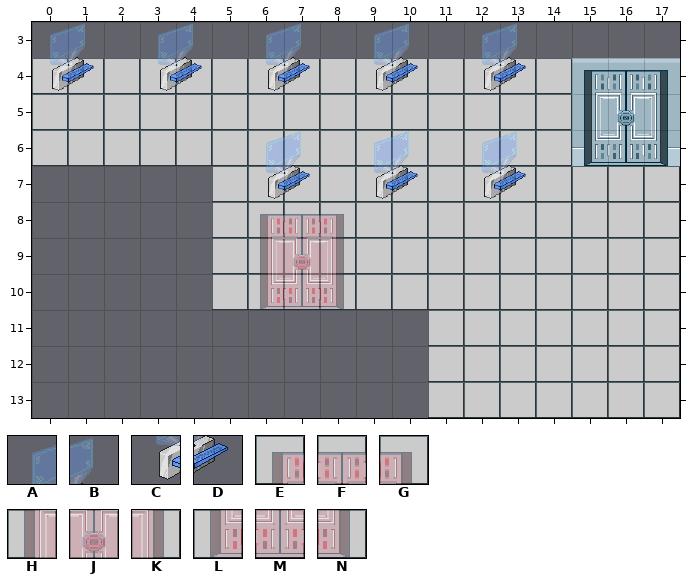
Tiled map (JSON): game/src/commonMain/resources/level/research_inner_room.tmj. Above, as it was before the edit.
Cells are 48x48 px. Shown: x 0..17, y 3..13.
Key: from "0_Asset_Control_9696": A 0, B 1, C 10, D 11; from "red_door_transparent": E 0, F 1, G 2, H 3, J 4, K 5, L 6, M 7, N 8.
_ is an empty cell.
Layers that did not change in this view are not listed.
Layer "decoration2" before, first column x 0:
 3 AB_AB_AB_AB_AB____
 4 CD_CD_CD_CD_CD____
 5 __________________
 6 __________________
 7 ______CD_CD_CD____
 8 __________________
 9 __________________
10 __________________
11 __________________
12 __________________
13 __________________
Layer "foreground" before, first column x 0:
 3 __________________
 4 __________________
 5 __________________
 6 ______AB_AB_AB____
 7 __________________
 8 ______EFG_________
 9 ______HJK_________
10 ______LMN_________
11 __________________
12 __________________
13 __________________
New version:
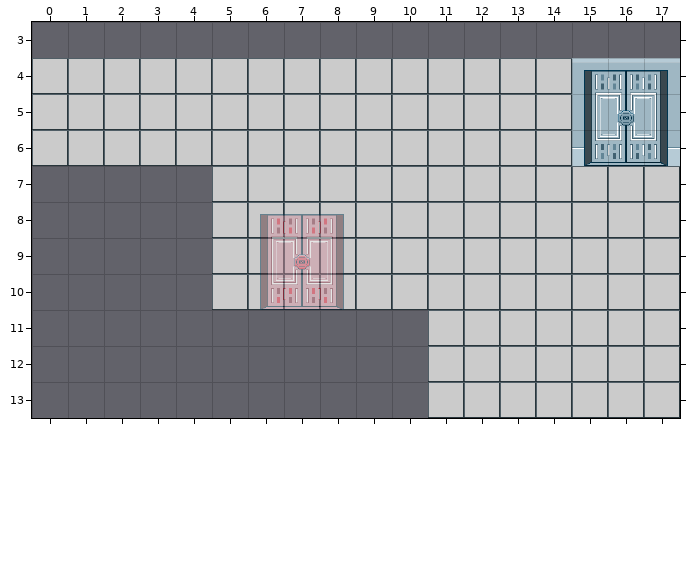
See-through tiles are keyed as they look on the map.
What changed:
Changed rows in their new state; . is an unchanged cell.
Layer "decoration2":
first column x 0:
 3 __.__.__.__.__
 4 __.__.__.__.__
 7 ......__.__.__
Layer "foreground":
first column x 6:
 6 __.__.__
Where, in picture pixels (left, top, right, bottom), the same in both pictures:
removed: (50, 23, 94, 91)
removed: (158, 23, 202, 91)
removed: (266, 23, 310, 91)
removed: (374, 23, 418, 91)
removed: (482, 23, 526, 91)
removed: (266, 131, 310, 199)
removed: (374, 131, 418, 199)
removed: (482, 131, 526, 199)
